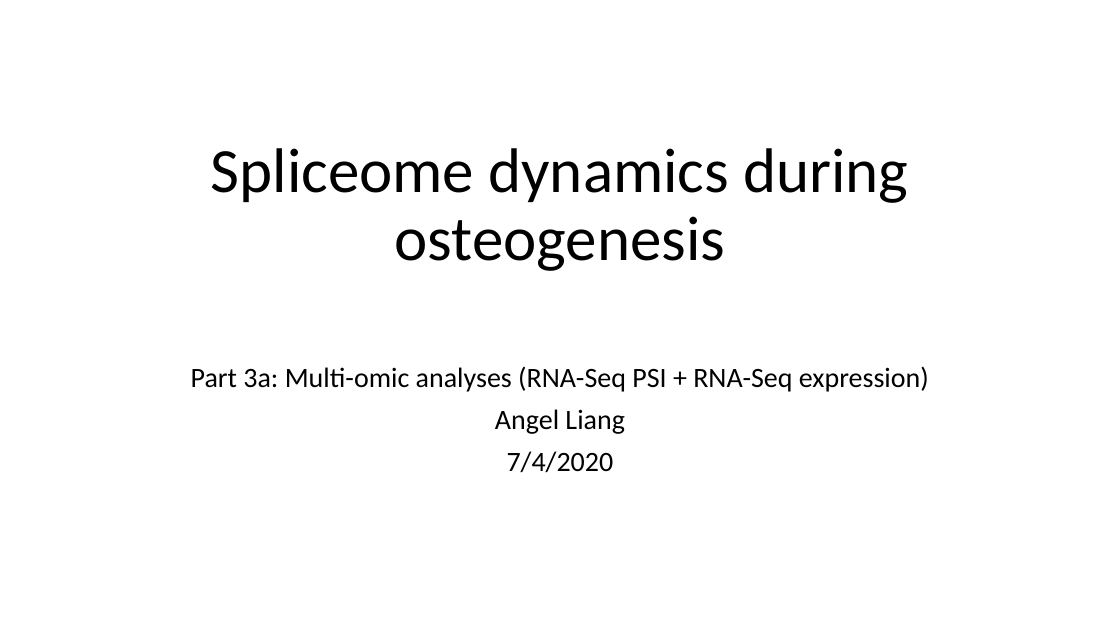
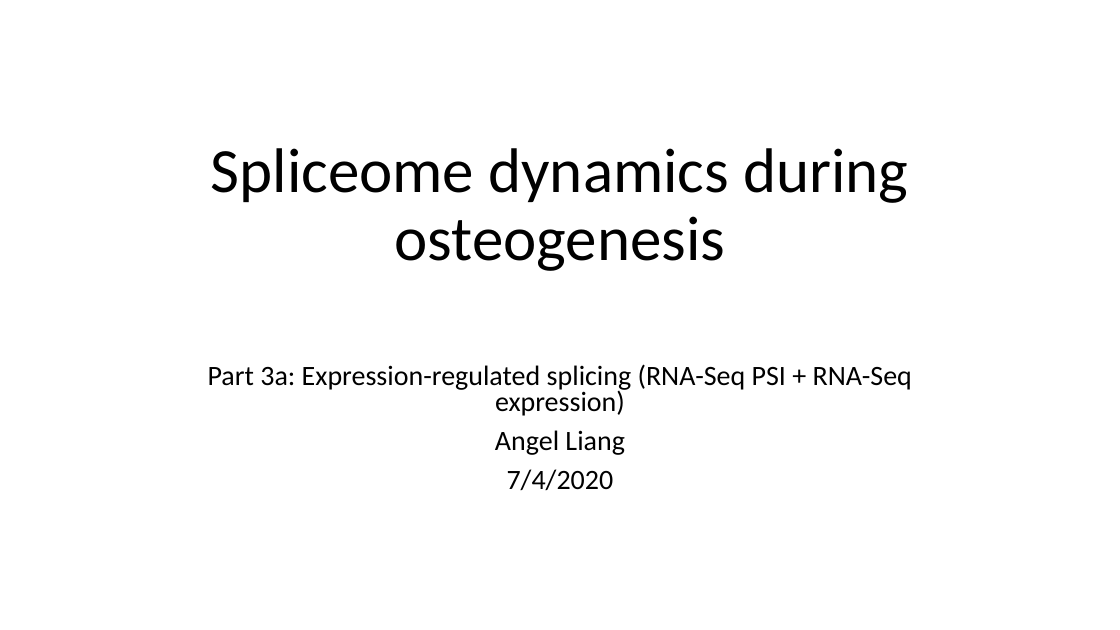
Before and after one commit to angelbee2018/2019_hmsc_tert4_OB_spliceome, a slide deck: slide 1 of project_files/presentations/multiomic_rnaseq_psi_results_presentation_part3.pptx. Drawn at 1120x630 pixels with LibreOffice and Linux fonts; fonts in the diff are those of the drawing; background and template pictures are left out. Boxes give left, top, right and bottom in pixels: in the first picture for what was removed or moved away, otherwise in the second. Text is boxed around its words. In the diff, an @@ line names an element or a change of style, - is before the commit and + after.

```diff
--- a/project_files/presentations/multiomic_rnaseq_psi_results_presentation_part3.pptx
+++ b/project_files/presentations/multiomic_rnaseq_psi_results_presentation_part3.pptx
@@ subtitle at [208, 364, 912, 416]: text changed @@
-Part 3a: Multi-omic analyses (RNA-Seq PSI + RNA-Seq expression)
+Part 3a: Expression-regulated splicing (RNA-Seq PSI + RNA-Seq expression)
@@ subtitle at [495, 430, 624, 490]: line spacing 0.9 to 0.8 @@
```
Also in this commit, not shown: 13 other files.
